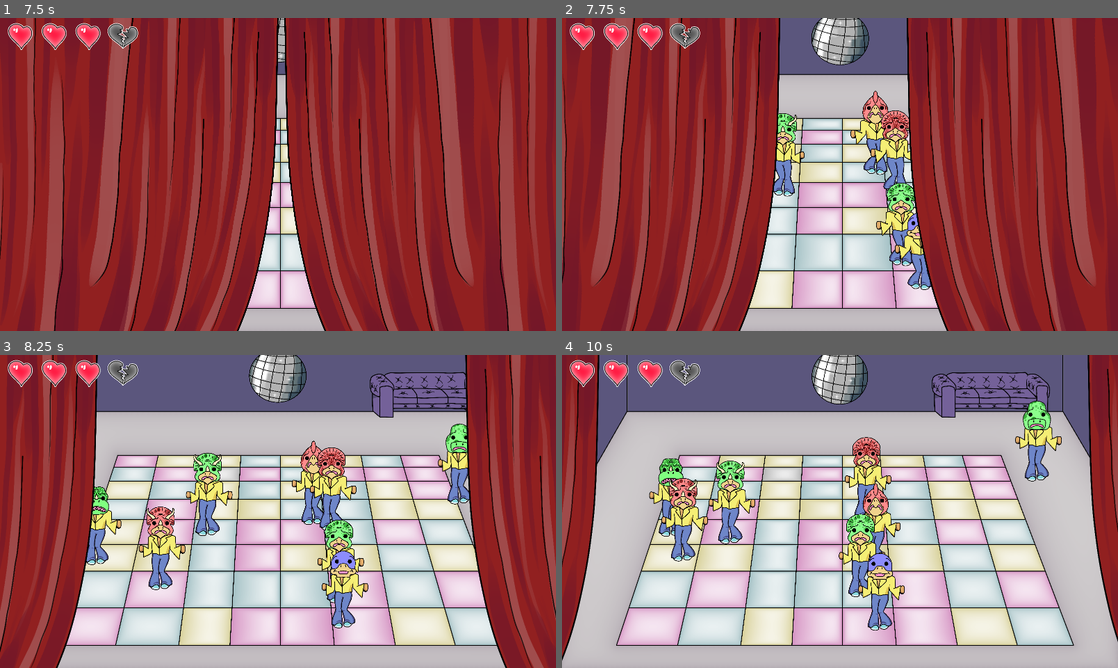
Above: before the commit, frames 1-4 (two rows, left to right).
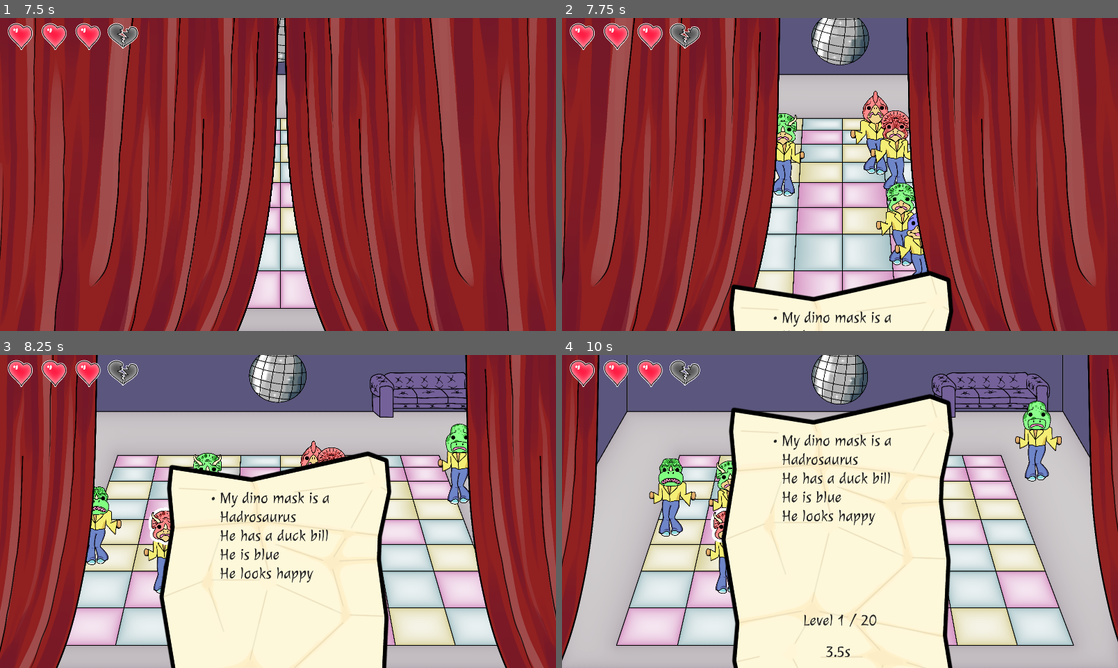
Above: after the commit, the same moments.

Repository: ValetNoir/ggj_2026
Game: Godot game, scene res://scenes/game.tscn
Two runs of this game, one before a commit and one after it. Both use one fixed random seed, a clock stepped at 60 frames per second and the inputs below.
Inputs (mouse positions are in pixels of both pictures, inside the frame that each line leads up to):
- Up to frame 1 (7.5 s): move the mouse to (366, 224) at 0.52 s; click (366, 224) at 0.67 s; move the mouse to (100, 149) at 1.27 s; click (100, 149) at 1.42 s; tap Enter at 2, 5 s; move the mouse to (378, 93) at 2.02 s; click (378, 93) at 2.17 s; move the mouse to (322, 111) at 2.77 s; click (322, 111) at 2.92 s; move the mouse to (433, 89) at 3.52 s; click (433, 89) at 3.67 s; tap Space at 4.25 s; move the mouse to (94, 155) at 4.27 s; click (94, 155) at 4.42 s; move the mouse to (372, 180) at 5.02 s; click (372, 180) at 5.17 s; move the mouse to (194, 149) at 5.77 s; click (194, 149) at 5.92 s; move the mouse to (278, 237) at 6.52 s; click (278, 237) at 6.67 s; move the mouse to (166, 190) at 7.27 s; click (166, 190) at 7.42 s
- Up to frame 2 (7.75 s): no input
- Up to frame 3 (8.25 s): move the mouse to (333, 442) at 8.02 s; click (333, 442) at 8.17 s
- Up to frame 4 (10 s): move the mouse to (812, 574) at 8.77 s; click (812, 574) at 8.92 s; move the mouse to (1006, 558) at 9.52 s; click (1006, 558) at 9.67 s

Frame 1 is identical in both runs. In frame 2, 5.5% of the frame differs, in the area x 30-71%, y 80-100%; in frame 3, 23%; in frame 4, 31%, in the area x 17-71%, y 12-100%.

Commit message:
reshow indices when wrong

Diff:
--- a/scripts/game.gd
+++ b/scripts/game.gd
@@ -58,8 +58,7 @@
 	if current_life < 1:
 		show_game_over_screen()
 	else:
-		#TODO Reshow info flash
-		pass
+		await info_flash.display_info(levels[current_level_index].clue_duration)
 	await get_tree().create_timer(0.5).timeout
 	SignalBus.play_sfx.emit(SignalBus.SFX.WRONG_TARGET)
 
